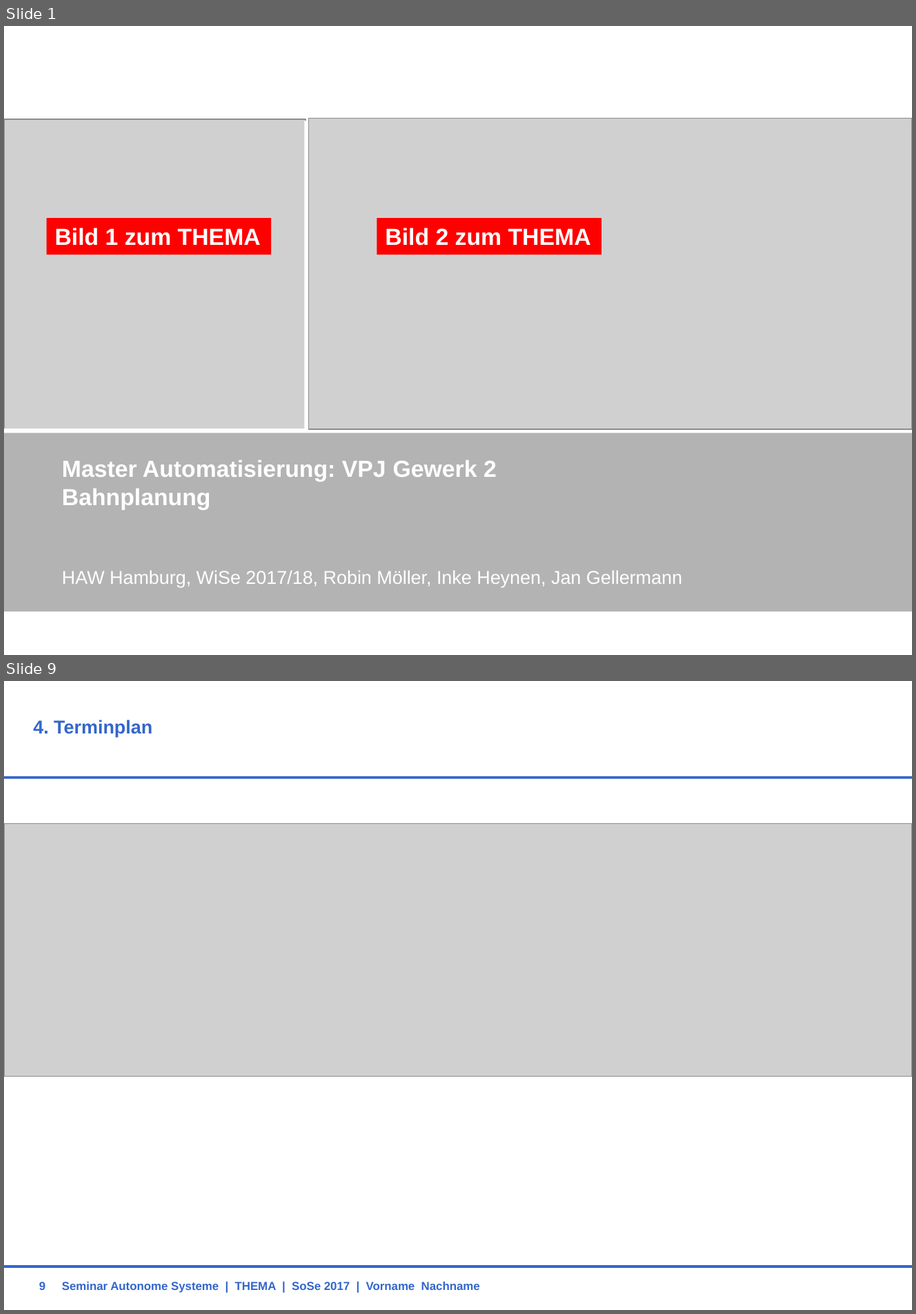
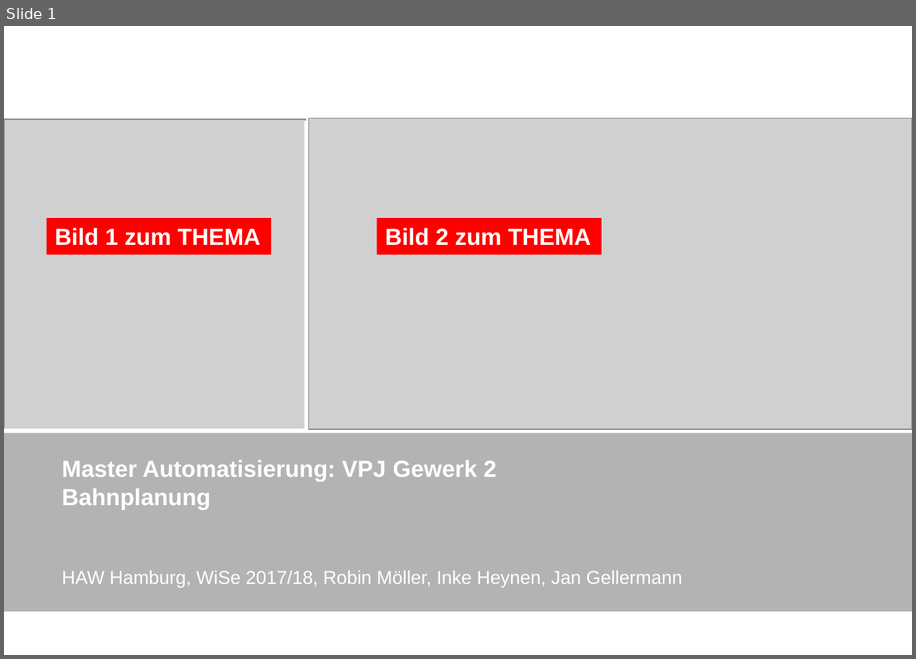
Before and after one commit to RobinMoeller/VPJ-Gewerk-2, a slide deck: Präsi_Konzept.pptx. Shown one above the other, each under a label of ours: slides 1 and 9 before the commit, slide 1 after it; the slides between them are not shown. The pictures are 916x1314 and 916x659 pixels, drawn with LibreOffice and Linux fonts; fonts in the diff are those of the drawing; grey boxes stand for pictures; background and template pictures are left out. Boxes give left, top, right and bottom in pixels: in the first picture for what was removed or moved away, otherwise in the second. Text is boxed around its words. In the diff, an @@ line names an element or a change of style, - is before the commit and + after.

```diff
--- a/Präsi_Konzept.pptx
+++ b/Präsi_Konzept.pptx
@@ slide 9 removed at bbox=[4, 681, 912, 1310], background #FFFFFF @@
@@ title removed at bbox=[33, 720, 152, 737] @@
-4. Terminplan
@@ line removed from (4, 778) to (912, 778) @@
@@ picture removed at bbox=[4, 824, 912, 1076] @@
@@ line removed from (4, 1266) to (912, 1266) @@
@@ text removed at bbox=[62, 1281, 480, 1292] @@
-Seminar Autonome Systeme | THEMA | SoSe 2017 | Vorname Nachname
@@ page number removed at bbox=[39, 1281, 45, 1290] @@
-9
```
Also in this commit, not shown: 3 slides changed, 6 slides added, 4 other slides removed.
